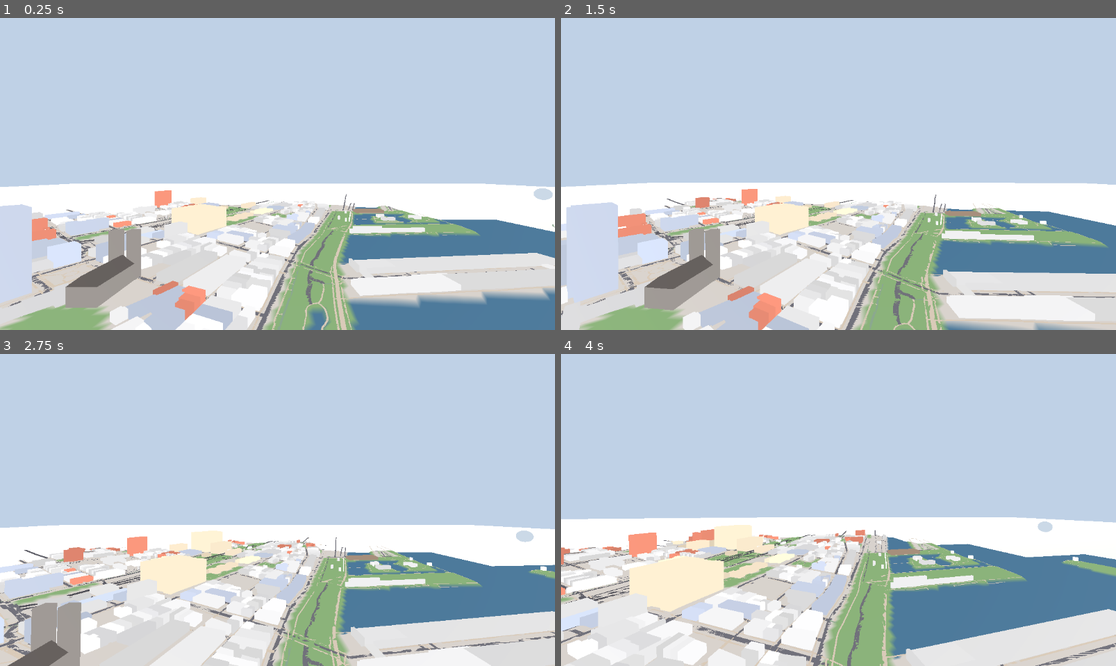
Above: before the commit, frames 1-4 (two rows, left to right).
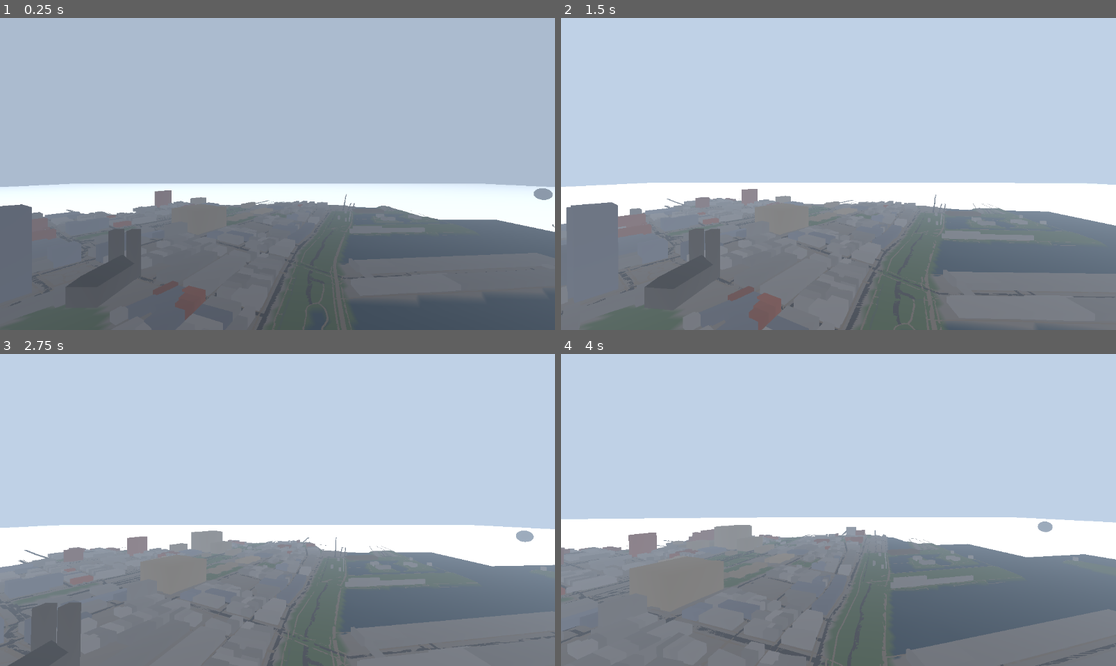
Above: after the commit, the same moments.

Repository: Aymanbalaa/grand-theft-poutine
Game: Godot game, scene res://scenes/main.tscn
The game is run twice, just before and just after one commit, with the same random seed, the same clock (stepped at 60 frames per second) and the same inputs.
Inputs (mouse positions are in pixels of both pictures, inside the frame that each line leads up to):
- Up to frame 1 (0.25 s): no input
- Up to frame 2 (1.5 s): tap Enter at 0.5 s; move the mouse to (866, 174) at 0.52 s; hold T 0.53-1.28 s; hold W from 0.53 s (still down); move the mouse to (810, 174) at 1.27 s; tap T at 1.35 s
- Up to frame 3 (2.75 s): keep holding W; move the mouse to (288, 503) at 2.02 s; hold E from 2.03 s (still down); tap T at 2.3 s
- Up to frame 4 (4 s): keep holding W; move the mouse to (832, 516) at 2.77 s; release E at 2.78 s; tap Q at 2.85 s; tap T at 3.05, 3.8 s; move the mouse to (877, 513) at 3.52 s; hold Shift from 3.53 s (still down)

The runs differ from the first frame. In frame 1, 39% of the frame differs, in the area x 0-100%, y 53-100%; in frame 2, 39%; in frame 3, 36%; in frame 4, 39%.

Commit message:
game: day/night cycle with fog

Diff:
--- a/game/scenes/main.tscn
+++ b/game/scenes/main.tscn
@@ -1,7 +1,8 @@
-[gd_scene load_steps=6 format=3]
+[gd_scene load_steps=7 format=3]
 
 [ext_resource type="Script" path="res://scripts/fly_camera.gd" id="1"]
 [ext_resource type="Script" path="res://scripts/tile_loader.gd" id="2"]
+[ext_resource type="Script" path="res://scripts/day_night.gd" id="3"]
 
 [sub_resource type="Environment" id="env1"]
 background_mode = 1
@@ -9,6 +10,9 @@
 ambient_light_source = 2
 ambient_light_color = Color(0.8, 0.8, 0.85, 1)
 ambient_light_energy = 0.6
+fog_enabled = true
+fog_light_color = Color(0.75, 0.82, 0.9, 1)
+fog_density = 0.0004
 
 [sub_resource type="StandardMaterial3D" id="ground_mat"]
 albedo_color = Color(0.62, 0.63, 0.6, 1)
@@ -30,6 +34,7 @@
 [node name="Sun" type="DirectionalLight3D" parent="."]
 transform = Transform3D(0.866, -0.353, 0.353, 0, 0.707, 0.707, -0.5, -0.612, 0.612, 0, 0, 0)
 shadow_enabled = true
+script = ExtResource("3")
 
 [node name="TileLoader" type="Node3D" parent="."]
 script = ExtResource("2")
--- /dev/null
+++ b/game/scripts/day_night.gd
@@ -0,0 +1,34 @@
+extends DirectionalLight3D
+# Day/night: rotates the sun and blends sky/ambient/fog. 0 = midnight, 0.5 = noon.
+
+@export var day_length_sec := 600.0
+@export var time_of_day := 0.35
+
+const NIGHT_SKY := Color(0.05, 0.07, 0.12)
+const DAY_SKY := Color(0.75, 0.82, 0.9)
+const NIGHT_AMB := Color(0.12, 0.14, 0.22)
+const DAY_AMB := Color(0.8, 0.8, 0.85)
+
+var _env: Environment
+
+func _ready() -> void:
+	var we := get_node_or_null("../WorldEnvironment") as WorldEnvironment
+	if we != null:
+		_env = we.environment
+
+func _process(delta: float) -> void:
+	time_of_day = fposmod(time_of_day + delta / day_length_sec, 1.0)
+	if Input.is_key_pressed(KEY_T):
+		time_of_day = fposmod(time_of_day + delta * 0.05, 1.0)
+	var s := sin((time_of_day - 0.25) * TAU)      # >0 during day, 1 at noon
+	var daylight := clampf(s * 1.5, 0.0, 1.0)
+	rotation_degrees = Vector3(-15.0 - 60.0 * maxf(s, 0.0), 40.0 + 360.0 * time_of_day, 0.0)
+	light_energy = 0.05 + 1.15 * daylight
+	light_color = Color(1.0, 0.75 + 0.25 * daylight, 0.55 + 0.45 * daylight)
+	if _env == null:
+		return
+	_env.background_color = NIGHT_SKY.lerp(DAY_SKY, daylight)
+	_env.ambient_light_color = NIGHT_AMB.lerp(DAY_AMB, daylight)
+	_env.ambient_light_energy = 0.15 + 0.45 * daylight
+	if _env.fog_enabled:
+		_env.fog_light_color = _env.background_color
